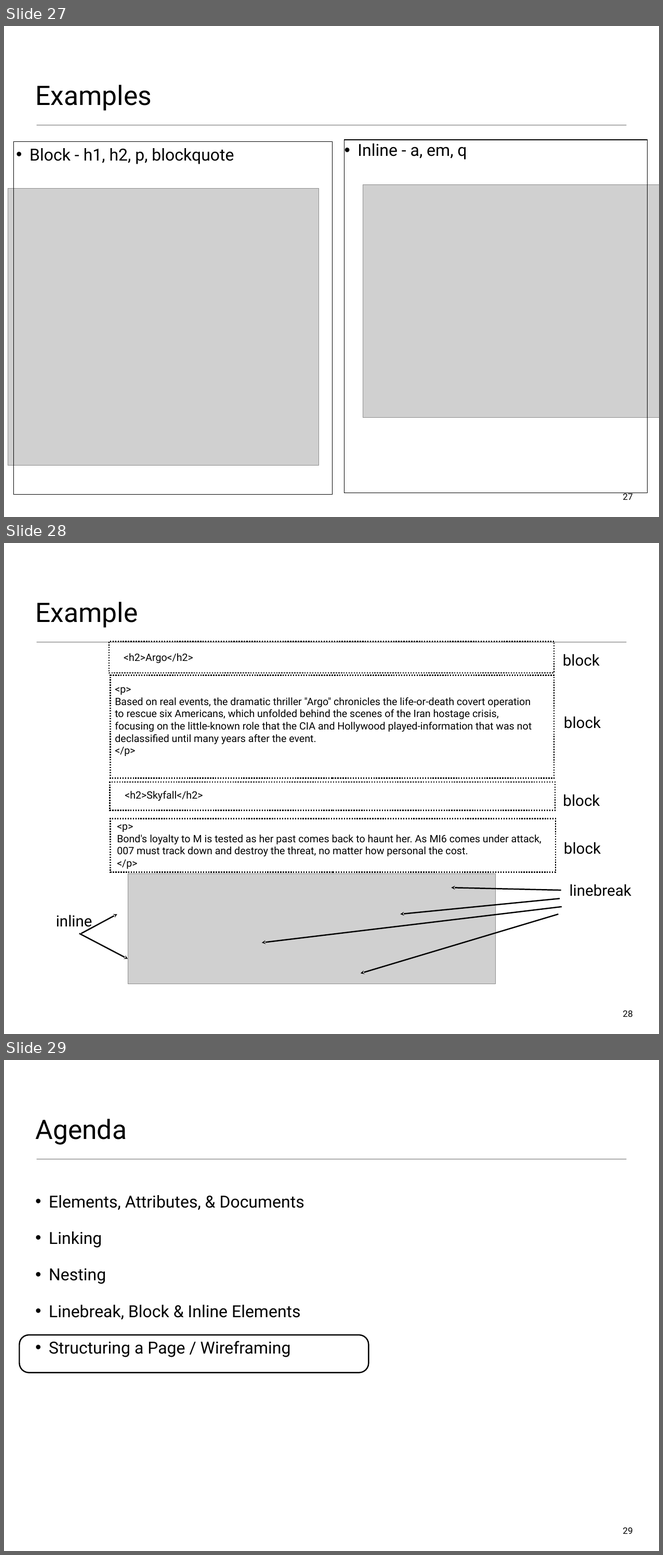
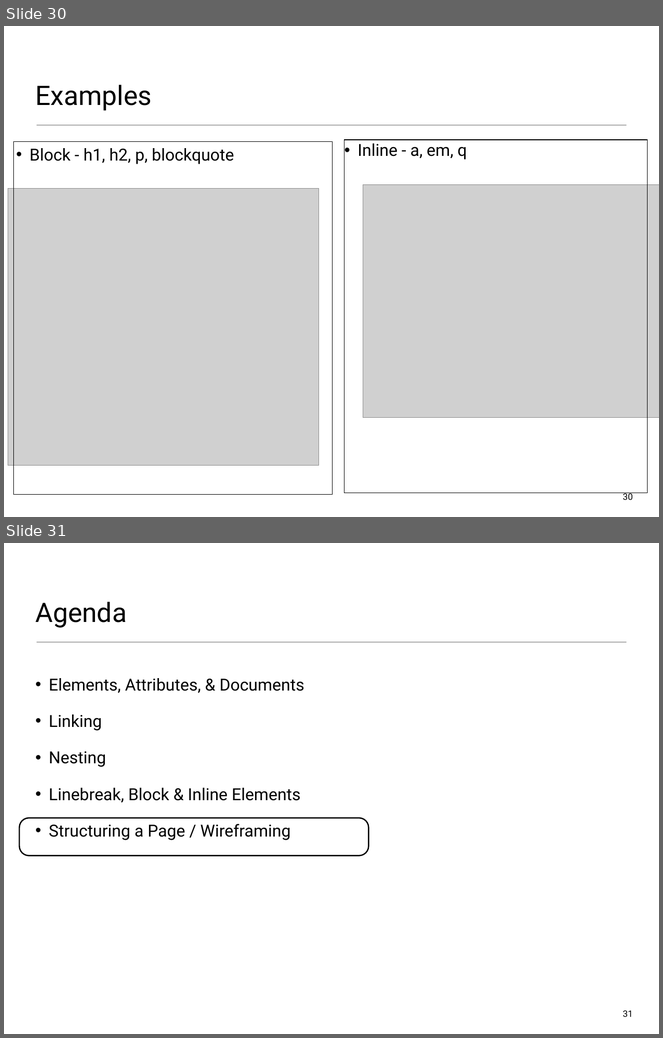
Before and after one commit to wit-web-dev-2015/web-dev-1, a slide deck: topic01/talk-2/b-html-page-structure.pptx. Shown one above the other, each under a label of ours: slides 27, 28 and 29 before the commit, slides 30 and 31 after it. The pictures are 663x1555 and 663x1038 pixels, drawn with LibreOffice and Linux fonts; fonts in the diff are those of the drawing; grey boxes stand for pictures. Boxes give left, top, right and bottom in pixels: in the first picture for what was removed or moved away, otherwise in the second. Text is boxed around its words. In the diff, an @@ line names an element or a change of style, - is before the commit and + after.

```diff
--- a/topic01/talk-2/b-html-page-structure.pptx
+++ b/topic01/talk-2/b-html-page-structure.pptx
@@ slide 28 removed at box(4, 543, 659, 1034), background #FFFFFF; not listed: 1 template element that a slide beside it also shows @@
@@ title removed at box(35, 602, 138, 628) @@
-Example
@@ rectangle removed at box(109, 642, 555, 673) @@
@@ text removed at box(124, 653, 193, 663) @@
-<h2>Argo</h2>
@@ text removed at box(563, 654, 600, 666) @@
-block
@@ rectangle removed at box(111, 676, 555, 779) @@
@@ text removed at box(115, 687, 532, 756) @@
-<p>
-Based on real events, the dramatic thriller "Argo" chronicles the life-or-death covert operation
-to rescue six Americans, which unfolded behind the scenes of the Iran hostage crisis,
-focusing on the little-known role that the CIA and Hollywood played-information that was not
-declassified until many years after the event.
-</p>
@@ text removed at box(564, 717, 601, 729) @@
-block
@@ rectangle removed at box(110, 782, 556, 810) @@
@@ text removed at box(125, 791, 203, 801) @@
-<h2>Skyfall</h2>
@@ text removed at box(563, 795, 600, 807) @@
-block
@@ rectangle removed at box(111, 819, 556, 873) @@
@@ text removed at box(117, 824, 542, 869) @@
-<p>
-Bond's loyalty to M is tested as her past comes back to haunt her. As MI6 comes under attack,
-007 must track down and destroy the threat, no matter how personal the cost.
-</p>
@@ text removed at box(564, 843, 601, 854) @@
-block
@@ picture removed at box(128, 874, 495, 984) @@
@@ text removed at box(570, 885, 632, 897) @@
-linebreak
@@ arrow removed from (560, 899) to (400, 914) @@
@@ arrow removed from (561, 890) to (451, 888) @@
@@ text removed at box(56, 915, 92, 930) @@
-inline
@@ arrow removed from (81, 934) to (117, 914) @@
@@ arrow removed from (562, 907) to (262, 943) @@
@@ arrow removed from (559, 914) to (361, 974) @@
@@ arrow removed from (79, 934) to (128, 959) @@
@@ page number removed at box(623, 1010, 633, 1017) @@
-28
@@ what was slide 27 is now slide 30 @@
@@ page number at box(623, 493, 633, 500): text changed @@
-27
+30
@@ what was slide 29 is now slide 31 @@
@@ page number at box(623, 1010, 633, 1017): text changed @@
-29
+31
```
Also in this commit, not shown: 8 slides changed, 5 slides added, 2 other slides removed, 10 other files.
